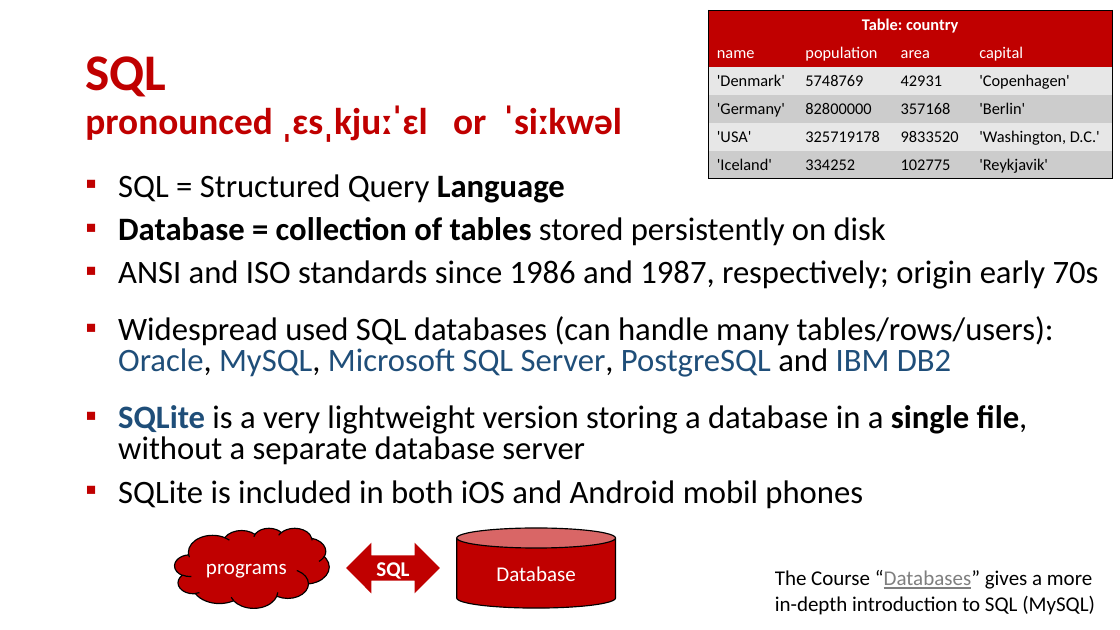
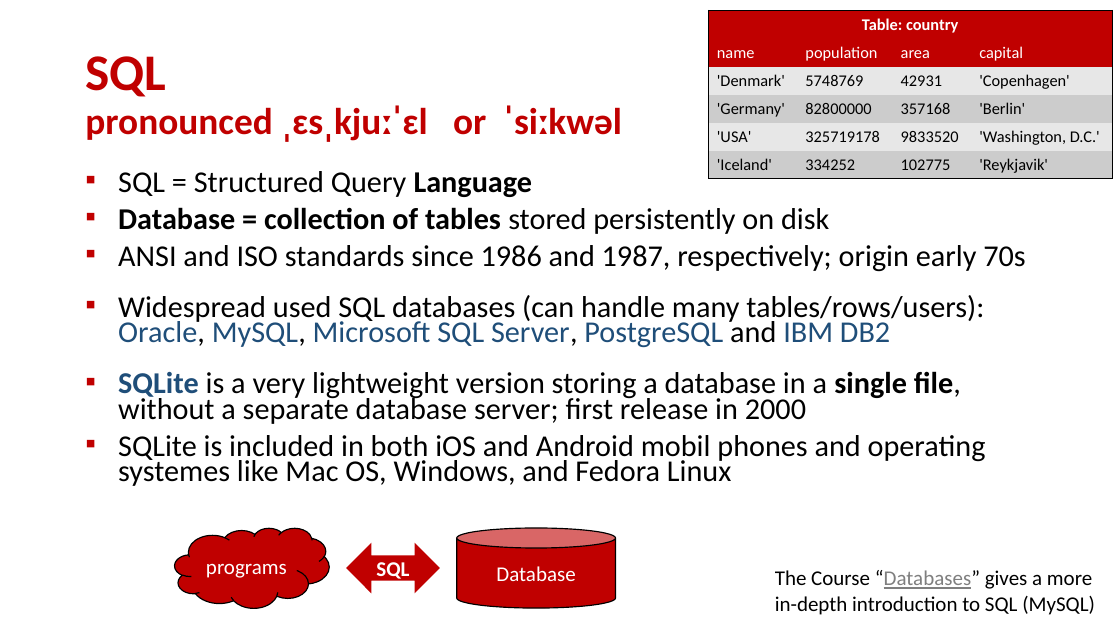
Before and after one commit to gsbrodal/gsbrodal.github.io, a slide deck: slide 3 of ipsa/slides/pandas.pptx. Drawn at 1120x630 pixels with LibreOffice and Linux fonts; fonts in the diff are those of the drawing. Boxes give left, top, right and bottom in pixels: in the first picture for what was removed or moved away, otherwise in the second. Text is boxed around its words. In the diff, an @@ line names an element or a change of style, - is before the commit and + after.

```diff
--- a/ipsa/slides/pandas.pptx
+++ b/ipsa/slides/pandas.pptx
@@ text at (x1=118, y1=171, x2=1025, y2=347): size 28 to 25.9 pt in "SQL = Structured Query Language", "Database = collection of tables stored persistently ...", "ANSI and ISO standards since 1986 and ...", "Widespread used SQL databases (can handle many ..."; line spacing 0.8 to 0.7 @@
@@ text at (x1=118, y1=371, x2=986, y2=486): text changed; size 28 to 25.9 pt @@
-▪ SQLite is a very lightweight version storing a database in a single file,
-  without a separate database server
-▪ SQLite is included in both iOS and Android mobil phones
+▪ SQLite is a very lightweight version storing a database in a single file,
+  without a separate database server; first release in 2000
+▪ SQLite is included in both iOS and Android mobil phones and operating systemes like Mac OS, Windows, and Fedora Linux
```
Also in this commit, not shown: 6 other slides changed, 8 other files.
